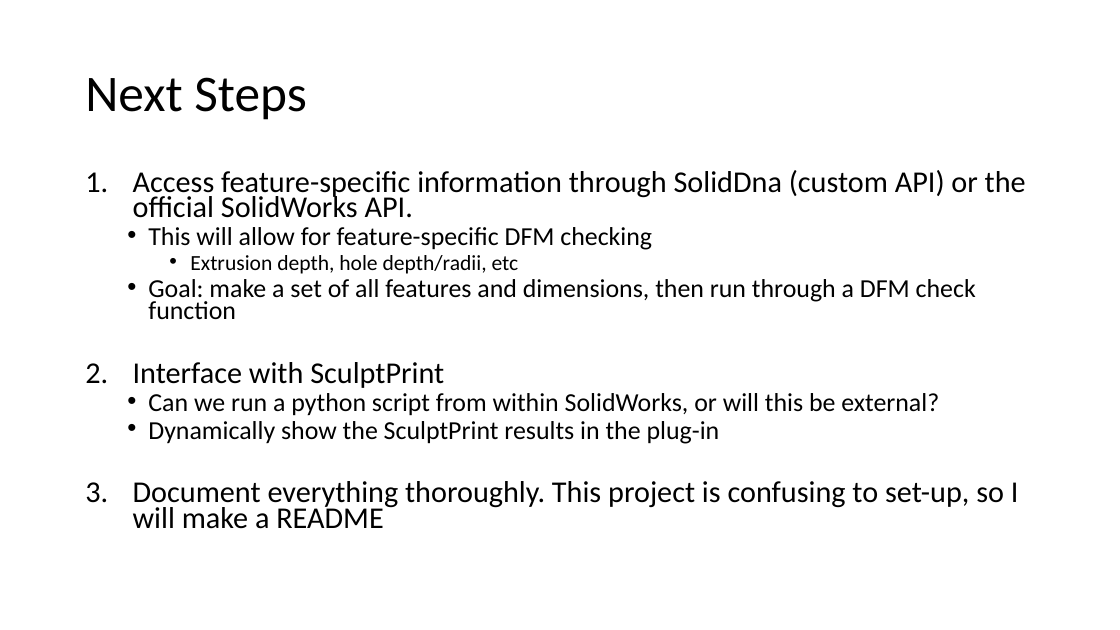
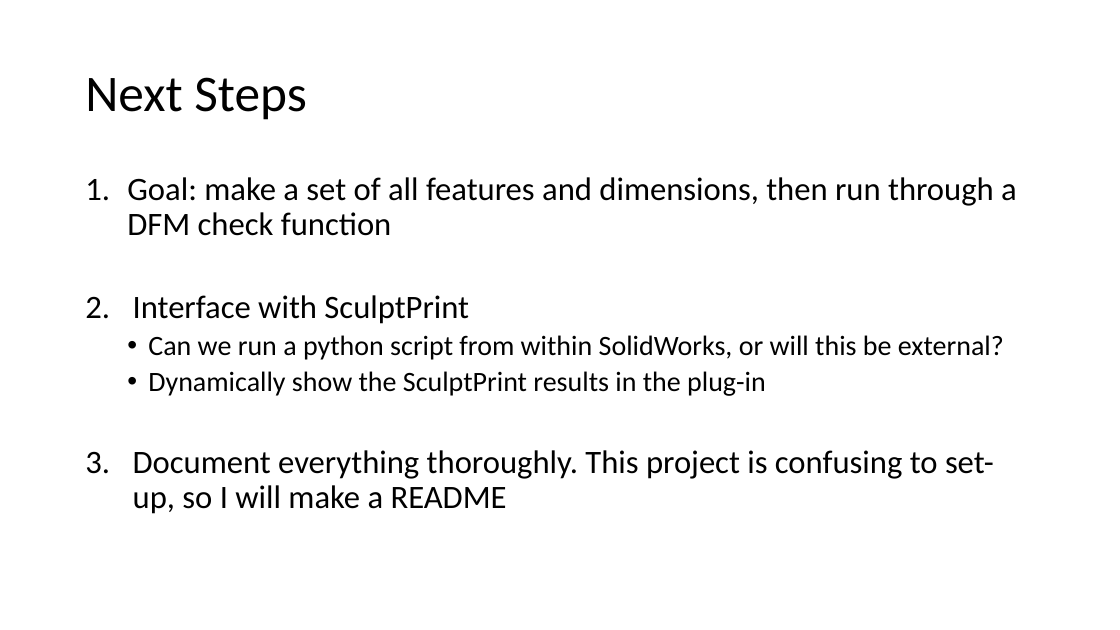
Before and after one commit to amarellapudi/Solidworks-DFM-PlugIn, a slide deck: slide 6 of Weekly Updates/Week2.pptx. Drawn at 1120x630 pixels with LibreOffice and Linux fonts; fonts in the diff are those of the drawing. Boxes give left, top, right and bottom in pixels: in the first picture for what was removed or moved away, otherwise in the second. Text is boxed around its words. In the diff, an @@ line names an element or a change of style, - is before the commit and + after.

```diff
--- a/Weekly Updates/Week2.pptx
+++ b/Weekly Updates/Week2.pptx
@@ text "Goal: make a set of ..." at box(127, 177, 1017, 514): size 22.2 to 28 pt in "Goal: make a set of all features ..."; size 25.9 to 28 pt in "Interface with SculptPrint", "Document everything thoroughly. This project is confusing ..."; size 22.2 to 24 pt in "Can we run a python script from ...", "Dynamically show the SculptPrint results in the ..."; bullet • to 1.; list level 2 to 1 in "Goal: make a set of ..."; line spacing 0.7 to 0.9 @@
@@ text at box(133, 170, 1026, 274): paragraphs removed @@
-1. Access feature-specific information through SolidDna (custom API) or the official SolidWorks API.
-  • This will allow for feature-specific DFM checking
-    • Extrusion depth, hole depth/radii, etc
```
Also in this commit, not shown: 1 other slide changed.
